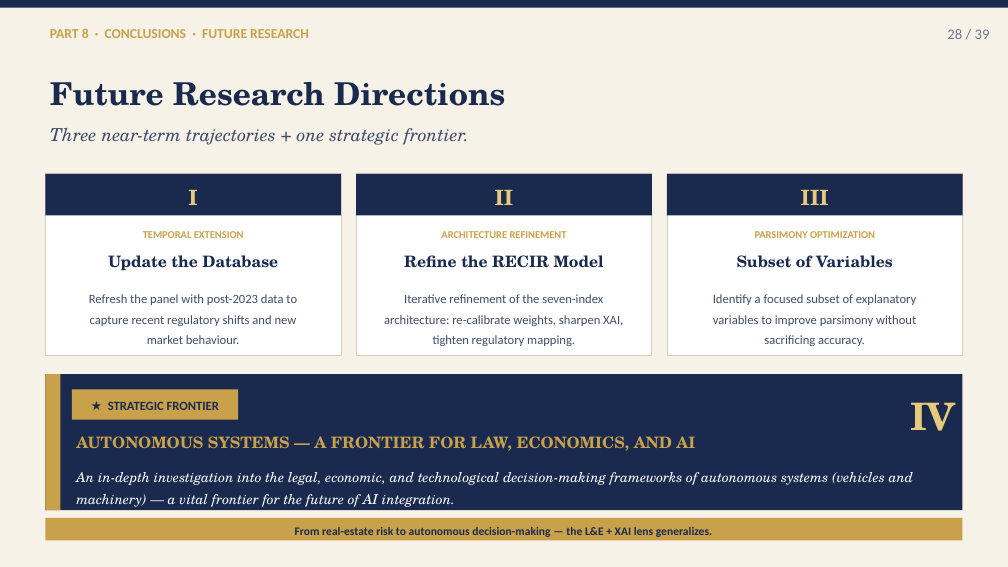
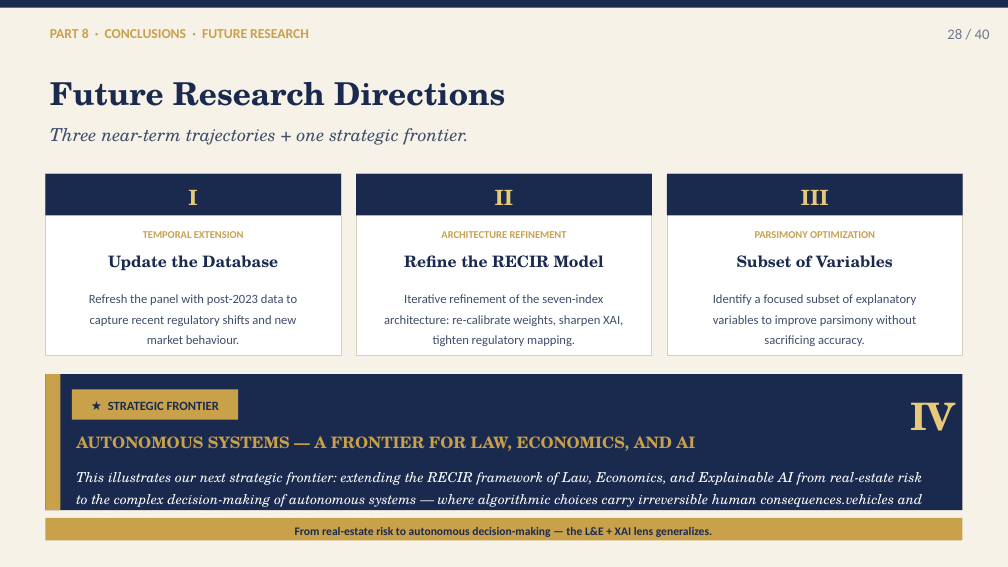
Before and after one commit to lalomavi-collab/desktop-tutorial, a slide deck: slide 28 of RECIR_Defense_v3_FINAL_PROOFED_2.pptx. Drawn at 1008x567 pixels with LibreOffice and Linux fonts; fonts in the diff are those of the drawing. Boxes give left, top, right and bottom in pixels: in the first picture for what was removed or moved away, otherwise in the second. Text is boxed around its words. In the diff, an @@ line names an element or a change of style, - is before the commit and + after.

```diff
--- a/RECIR_Defense_v3_FINAL_PROOFED_2.pptx
+++ b/RECIR_Defense_v3_FINAL_PROOFED_2.pptx
@@ text at (x1=947, y1=29, x2=990, y2=39): text changed @@
-28 / 39
+28 / 40
@@ text at (x1=76, y1=472, x2=922, y2=532): text changed @@
-An in-depth investigation into the legal, economic, and technological decision-making frameworks of autonomous systems (vehicles and machinery) — a vital frontier for the future of AI integration.
+This illustrates our next strategic frontier: extending the RECIR framework of Law, Economics, and Explainable AI from real-estate risk to the complex decision-making of autonomous systems — where algorithmic choices carry irreversible human consequences.vehicles and machinery) — a vital frontier for the future of AI integration.
```
Also in this commit, not shown: 2 other slides changed, 1 other file.
